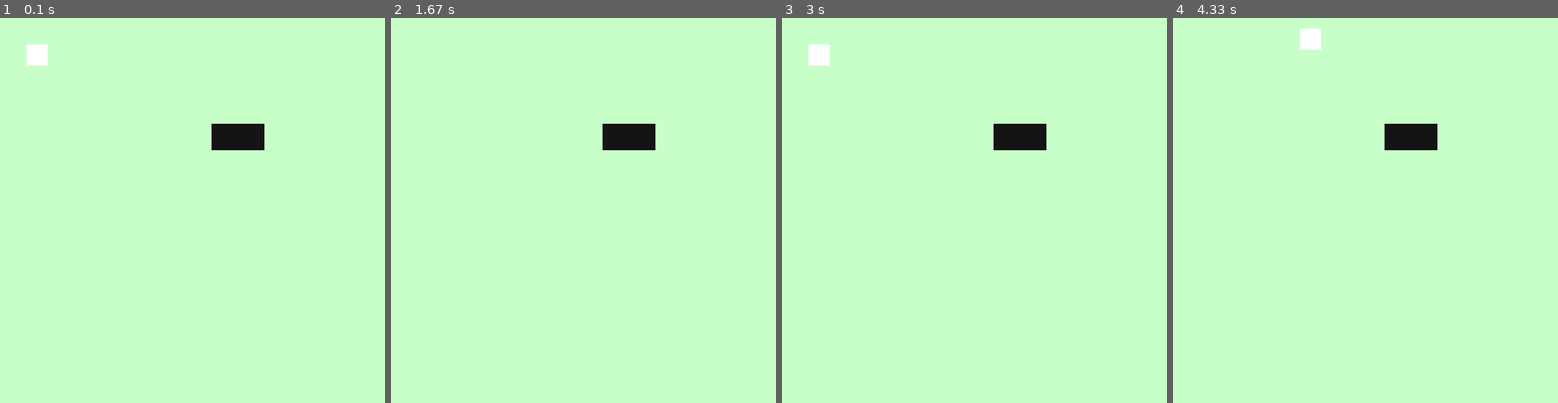
Above: before the commit, frames 1-4 (left to right).
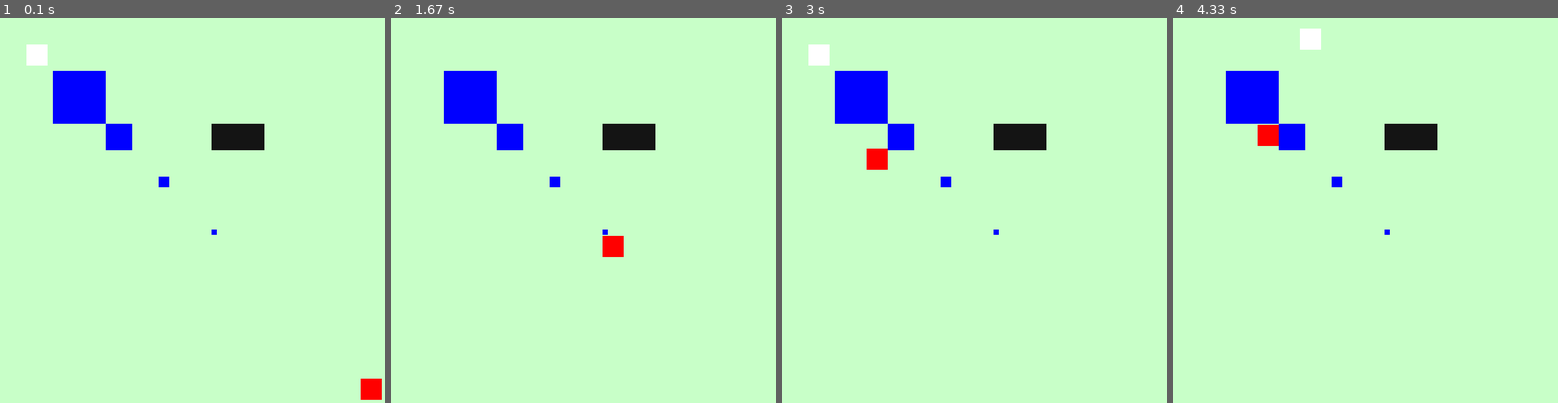
Above: after the commit, the same moments.

Repository: eee685/MyPygamePrototype
Game: pygame game, started from level1.py
Two runs of this game, one before a commit and one after it. Both use one fixed random seed, a clock stepped at 60 frames per second and the inputs below.
Inputs:
- Up to frame 1 (0.1 s): no input
- Up to frame 2 (1.67 s): hold Right 0.33-0.8 s; hold Up 0.83-1.13 s; hold Right 1.17-1.63 s
- Up to frame 3 (3 s): hold Left 1.67-2.2 s; hold Down 2.23-2.53 s; hold Left 2.57-2.97 s
- Up to frame 4 (4.33 s): hold Up 3-3.37 s; hold Right 3.4-4.03 s; hold Down from 4.07 s (still down)

The runs differ from the first frame. In frame 1, 2.8% of the frame differs, in the area x 13-100%, y 13-100%; in frame 2, 2.8%; in frame 3, 2.8%; in frame 4, 2.8%.

Commit message:
Update level1.py
level1.py changed to have pushable and enemy work, but pushable doesn't work right, see pushable class' changes. also, the enemy vibrates when colliding with a sprite, probably because it keeps moving towards player on the other side and the enemy position keeps reseting

Diff:
--- a/level1.py
+++ b/level1.py
@@ -10,9 +10,28 @@
 #import player class
 from player_class import player
 
+#import pushable class
+from pushable_block_class import pushable
+
+#import enemy class
+from enemy_class import enemy
+
+#create list of enemies
+enemies = [
+    enemy(700, 700, 40, 40, 3)  #enemy 1
+]
+
 #create wall objects and store in list
 walls = [
     wall(400, 200, 100, 50)  #test wall; x_axis, y_axis, length, width
+]
+
+#list of pushable blocks
+pushable_blocks = [
+    pushable(100, 100, 100, 100, 1),  #test block 1; x_axis, y_axis, length, width, speed
+    pushable(200, 200, 50, 50, 1),  #test block 2
+    pushable(300, 300, 20, 20, 1),   #test block 3
+    pushable(400, 400, 10, 10, 1)   #test block 3
 ]
 
 #create player object
@@ -33,6 +52,7 @@
 
     screen.fill((200, 255, 200))  #make the screen RGB COLOUR, is green for now, is in main loop to make screen keep reloading to stop the player from leaving a trail on the screen
 
+    #PLAYER SPRITE STUFF
     #bring walls list to player_class when drawing the player
     player_instance.draw(screen, walls=walls)
 
@@ -44,6 +64,39 @@
         else:
             print("no collision")
 
+    #STUFF FOR THE PUSHABLE BLOCKS
+    #checks for keys getting pressed
+    keys = pygame.key.get_pressed()
+    direction = (0, 0)  #default direction of block
+    if keys[pygame.K_UP]:
+        direction = (0, -1) #moving up to 0
+    elif keys[pygame.K_DOWN]:
+        direction = (0, 1) #moving down to max number
+    elif keys[pygame.K_LEFT]:
+        direction = (-1, 0) #moving left to 0
+    elif keys[pygame.K_RIGHT]:
+        direction = (1, 0) #moving right to max number
+
+    #collisions and movement for pushable blocks
+    for block in pushable_blocks:
+        #gets the list of blocks, then excludes the block so the original block doesn't collide with itself
+        other_sprites = [b for b in pushable_blocks if b != block] + walls
+        if block.check_for_collision(player_instance):  #if player collides with block
+            print("got block collision")
+            block.push(direction, sprites=[player_instance] + other_sprites)  #push the block
+        block.draw(screen)  #draw blocks
+
+        #ENEMY STUFF
+    for enemy_instance in enemies:
+        enemy_instance.draw(screen, player_instance, walls, pushable_blocks)  #move and draw enemy
+        #check for collision with player sprite, if colliding with player then:
+        if enemy_instance.check_for_collision(player_instance):
+            print("game over")#need to add code to send player back to menu
+    #for debugging
+    print(f"Player position: {player_instance.x_position}, {player_instance.y_position}")
+    print(f"Block position after: {block.x_position}, {block.y_position}")
+    print(f"Direction: {direction}")
+
     #update display
     pygame.display.flip()
 
